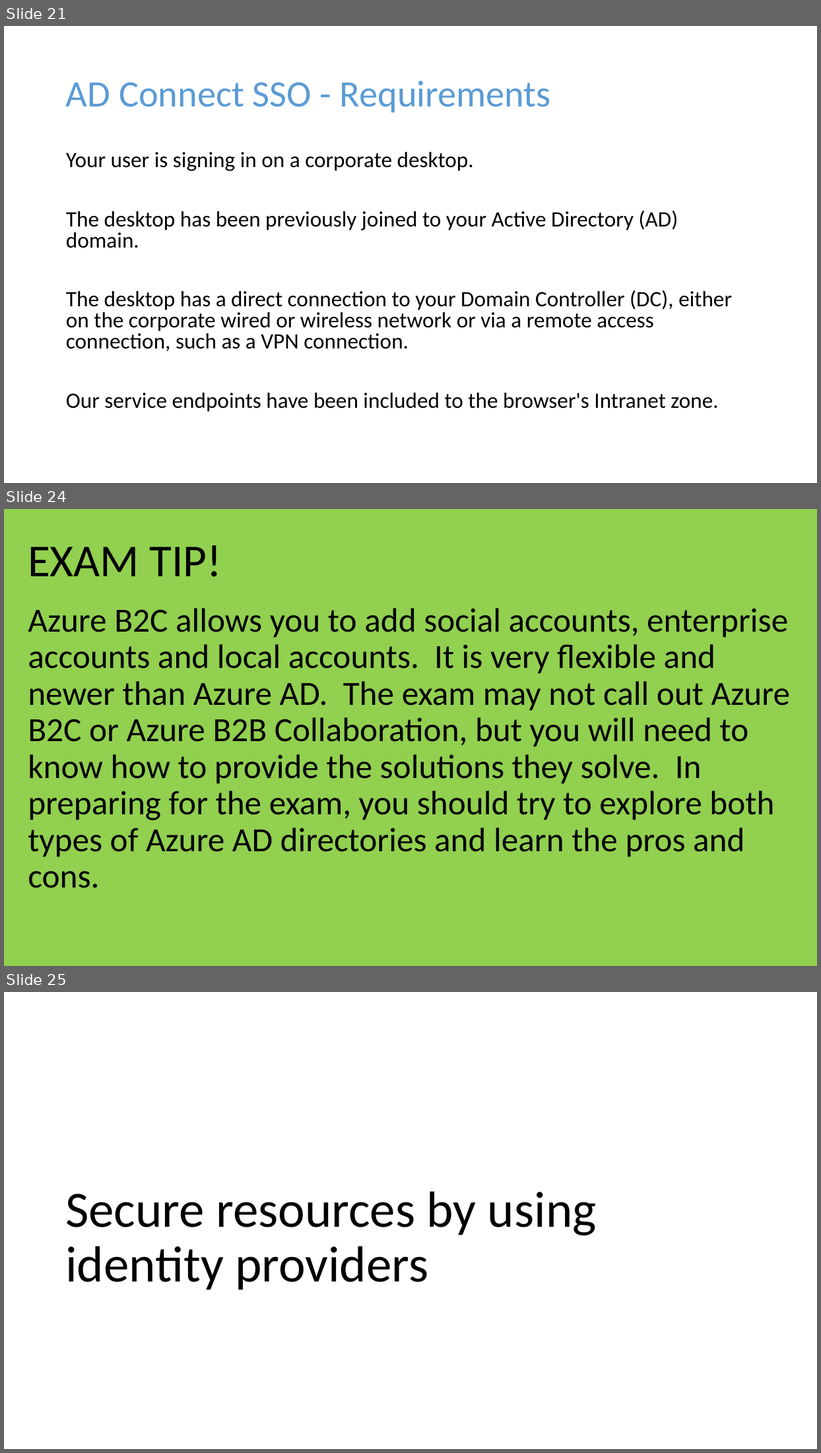
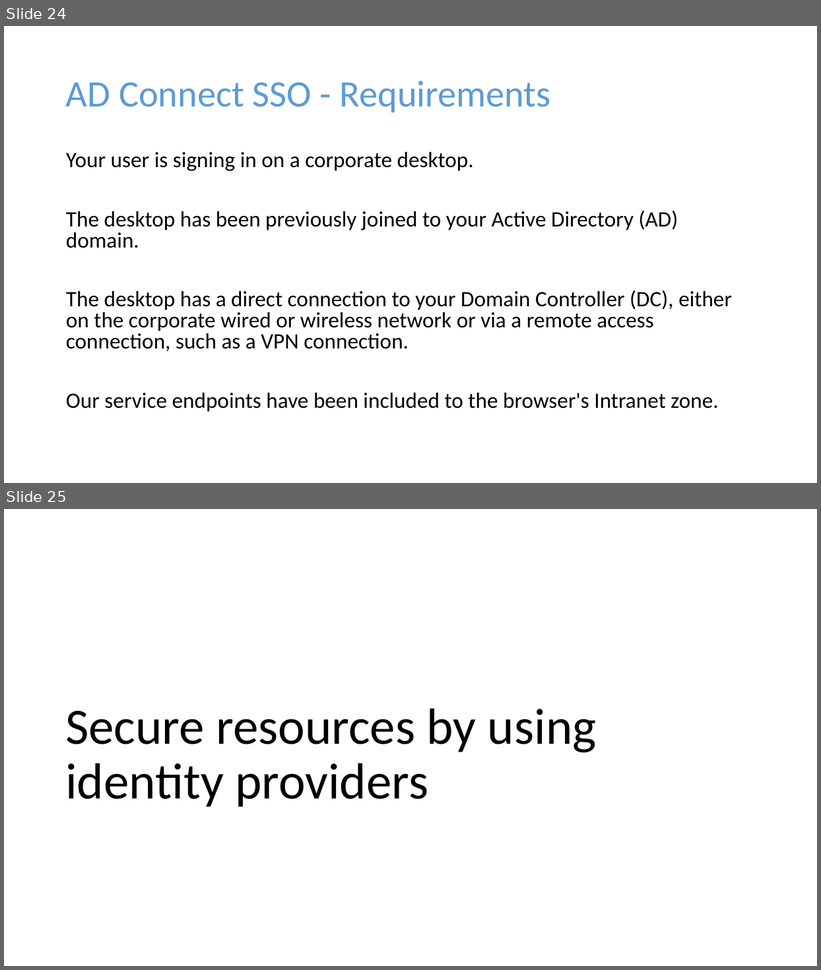
Before and after one commit to dstolts/70-534, a slide deck: Presentations/70-534-Combined-SecuritySlides.pptx. Shown one above the other, each under a label of ours: slides 21, 24 and 25 before the commit, slides 24 and 25 after it; the slides between them are not shown. The pictures are 821x1453 and 821x970 pixels, drawn with LibreOffice and Linux fonts; fonts in the diff are those of the drawing. Boxes give left, top, right and bottom in pixels: in the first picture for what was removed or moved away, otherwise in the second. Text is boxed around its words. In the diff, an @@ line names an element or a change of style, - is before the commit and + after.

```diff
--- a/Presentations/70-534-Combined-SecuritySlides.pptx
+++ b/Presentations/70-534-Combined-SecuritySlides.pptx
@@ slide 24 removed at bbox=[4, 509, 817, 966], background #92D050 @@
@@ text removed at bbox=[28, 545, 222, 577] @@
-EXAM TIP!
@@ text removed at bbox=[28, 608, 790, 889] @@
-Azure B2C allows you to add social accounts, enterprise accounts and local accounts. It is very flexible and newer than Azure AD. The exam may not call out Azure B2C or Azure B2B Collaboration, but you will need to know how to provide the solutions they solve. In preparing for the exam, you should try to explore both types of Azure AD directories and learn the pros and cons.
@@ what was slide 21 is now slide 24 @@
```
Also in this commit, not shown: 3 slides added, 2 other slides removed.
